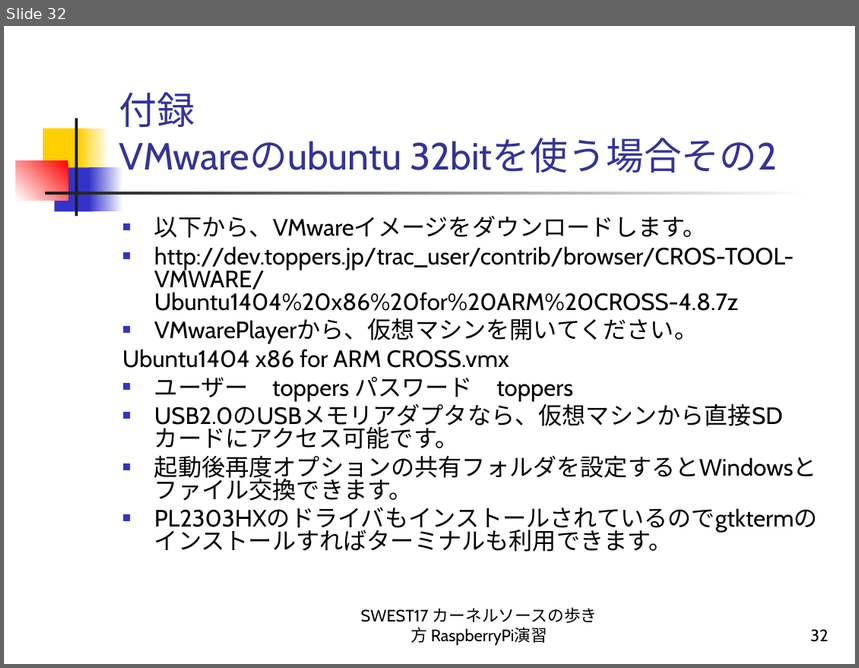
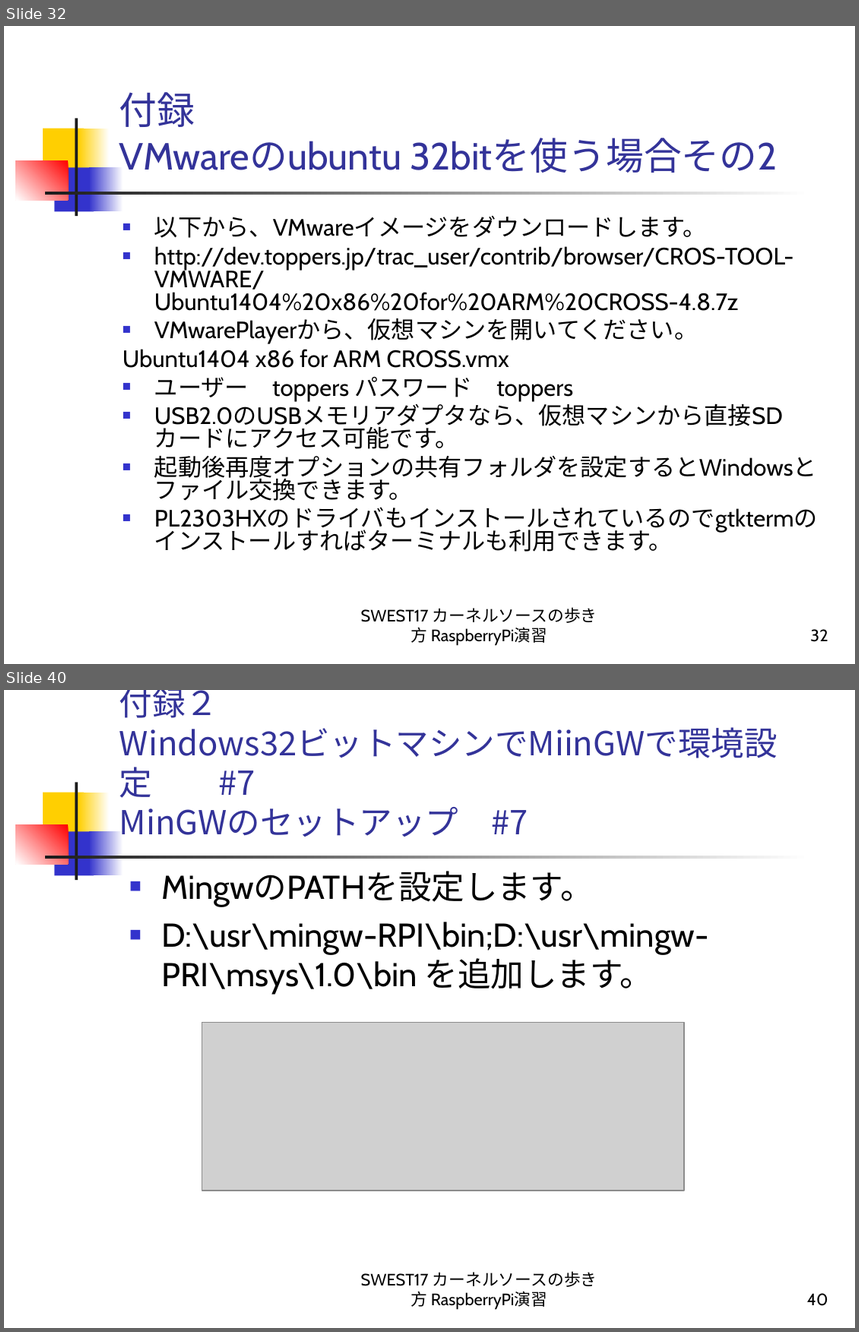
Before and after one commit to alvstakahashi/RPI-SHRINK-SSP-FULL, a slide deck: カーネルソースの歩き方 RaspberryPi演習.ppt. Shown one above the other, each under a label of ours: slide 32 before the commit, slides 32 and 40 after it; the slides between them are not shown. The pictures are 859x668 and 859x1332 pixels, drawn with LibreOffice and Linux fonts; fonts in the diff are those of the drawing; grey boxes stand for pictures. Boxes give left, top, right and bottom in pixels: in the first picture for what was removed or moved away, otherwise in the second. Text is boxed around its words. In the diff, an @@ line names an element or a change of style, - is before the commit and + after.

Commit message:
資料追記　win32
資料追記　32bitWinでのmingwセットアップ追記

```diff
--- a/カーネルソースの歩き方 RaspberryPi演習.ppt
+++ b/カーネルソースの歩き方 RaspberryPi演習.ppt
@@ slide 40 added at [4, 690, 855, 1328], background #FFFFFF; not listed: 7 template elements that a slide beside it also shows @@
@@ title added at [120, 690, 528, 837], 28 pt, text #333399 @@
+付録２
+Windows32ビットマシンでMiinGWで環境設定 #7
+MinGWのセットアップ #7
@@ text added at [161, 871, 709, 995], 28 pt, text #000000 @@
+■ MingwのPATHを設定します。
+■ D:\usr\mingw-RPI\bin;D:\usr\mingw-PRI\msys\1.0\bin を追加します。
@@ picture added at [202, 1023, 684, 1192] @@
@@ text added at [361, 1271, 598, 1310], 14 pt, text #000000 @@
+SWEST17 カーネルソースの歩き方 RaspberryPi演習
@@ page number added at [807, 1293, 829, 1306], 14 pt, text #000000 @@
+40
```
Also in this commit, not shown: 1 slide changed, 10 other slides added.
